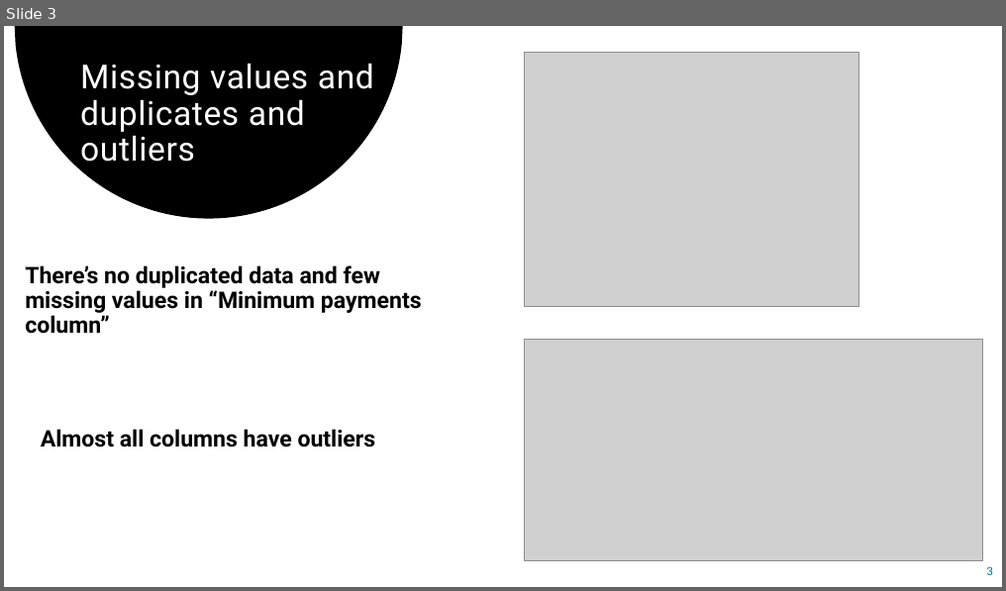
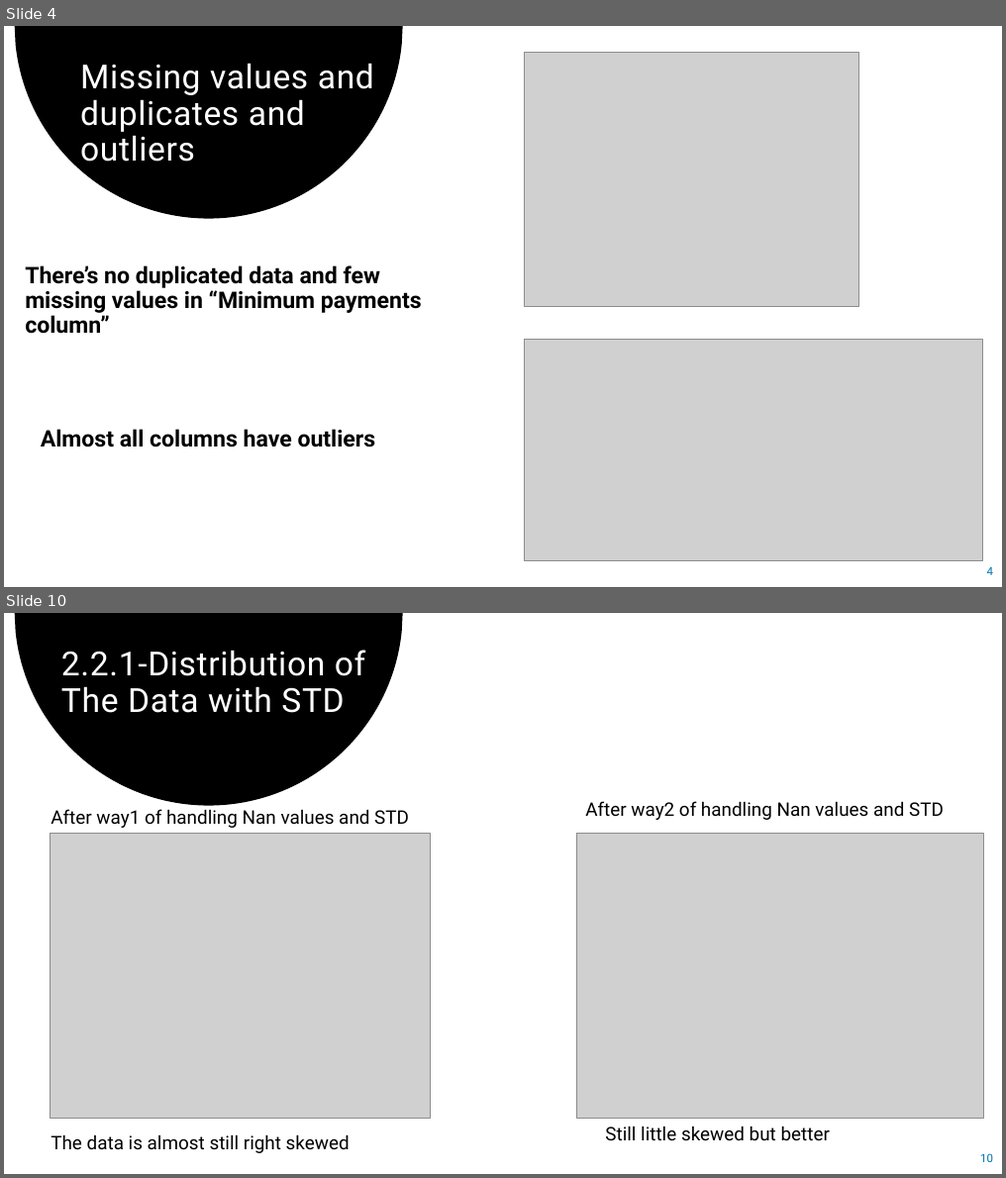
Before and after one commit to Reema-Khaseeb/clustering-credit-card-customer-segmentation, a slide deck: presentation/Credit Card Clustering.pptx. Shown one above the other, each under a label of ours: slide 3 before the commit, slides 4 and 10 after it; the slides between them are not shown. The pictures are 1006x591 and 1006x1178 pixels, drawn with LibreOffice and Linux fonts; fonts in the diff are those of the drawing; grey boxes stand for pictures. Boxes give left, top, right and bottom in pixels: in the first picture for what was removed or moved away, otherwise in the second. Text is boxed around its words. In the diff, an @@ line names an element or a change of style, - is before the commit and + after.

```diff
--- a/presentation/Credit Card Clustering.pptx
+++ b/presentation/Credit Card Clustering.pptx
@@ slide 10 added at [4, 613, 1002, 1174], background #FFFFFF; not listed: 1 template element that a slide beside it also shows @@
@@ title added at [61, 650, 365, 713], 32 pt, text #FFFFFF @@
+2.2.1-Distribution of The Data with STD
@@ text added at [51, 809, 409, 828], 18 pt, text #000000 @@
+After way1 of handling Nan values and STD
@@ text added at [585, 801, 944, 820], 18 pt, text #000000 @@
+After way2 of handling Nan values and STD
@@ picture added at [50, 833, 430, 1119] @@
@@ picture added at [576, 833, 983, 1119] @@
@@ text added at [51, 1135, 350, 1154], 18 pt, text #000000 @@
+The data is almost still right skewed
@@ text added at [605, 1126, 830, 1142], 18 pt, text #000000 @@
+Still little skewed but better
@@ page number added at [980, 1154, 993, 1162], 11 pt, text #0074AF @@
+10
@@ what was slide 3 is now slide 4 @@
@@ page number at [987, 568, 993, 575]: text changed @@
-3
+4
```
Also in this commit, not shown: 1 slide changed, 14 other slides added.
